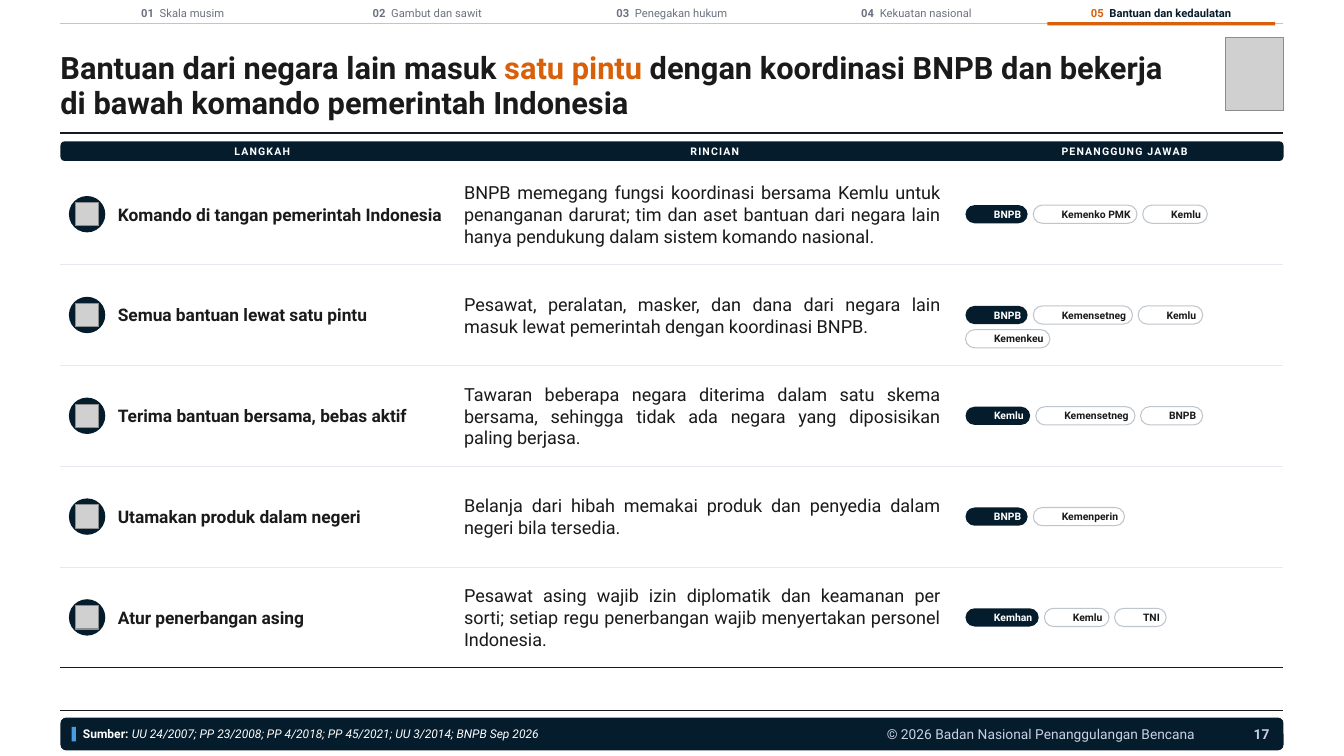
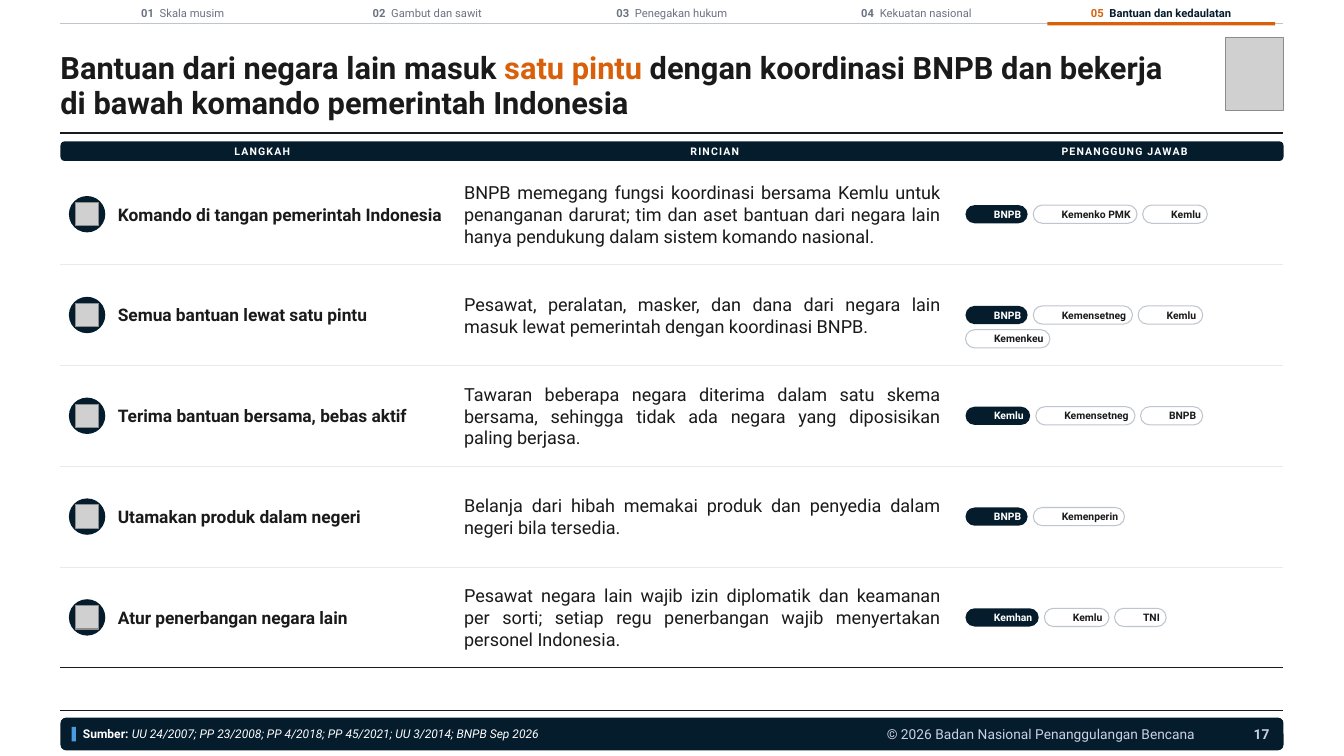
Before and after one commit to terasurbannetwork/poskokarhutla, a slide deck: slide 17 of data/laporan-bnpb/narasi-publik-karhutla-041126/Brief Narasi Publik Karhutla 041126.pptx. Drawn at 1344x756 pixels with LibreOffice and Linux fonts; fonts in the diff are those of the drawing; grey boxes stand for pictures; background and template pictures are left out. Boxes give left, top, right and bottom in pixels: in the first picture for what was removed or moved away, otherwise in the second. Text is boxed around its words. In the diff, an @@ line names an element or a change of style, - is before the commit and + after.

```diff
--- a/data/laporan-bnpb/narasi-publik-karhutla-041126/Brief Narasi Publik Karhutla 041126.pptx
+++ b/data/laporan-bnpb/narasi-publik-karhutla-041126/Brief Narasi Publik Karhutla 041126.pptx
@@ text at <box>464,588,940,650</box>: text changed @@
-Pesawat asing wajib izin diplomatik dan keamanan per sorti; setiap regu penerbangan wajib menyertakan personel Indonesia.
+Pesawat negara lain wajib izin diplomatik dan keamanan per sorti; setiap regu penerbangan wajib menyertakan personel Indonesia.
@@ text at <box>118,611,347,628</box>: text changed @@
-Atur penerbangan asing
+Atur penerbangan negara lain
```
Also in this commit, not shown: 8 other slides changed, 3 other files.
